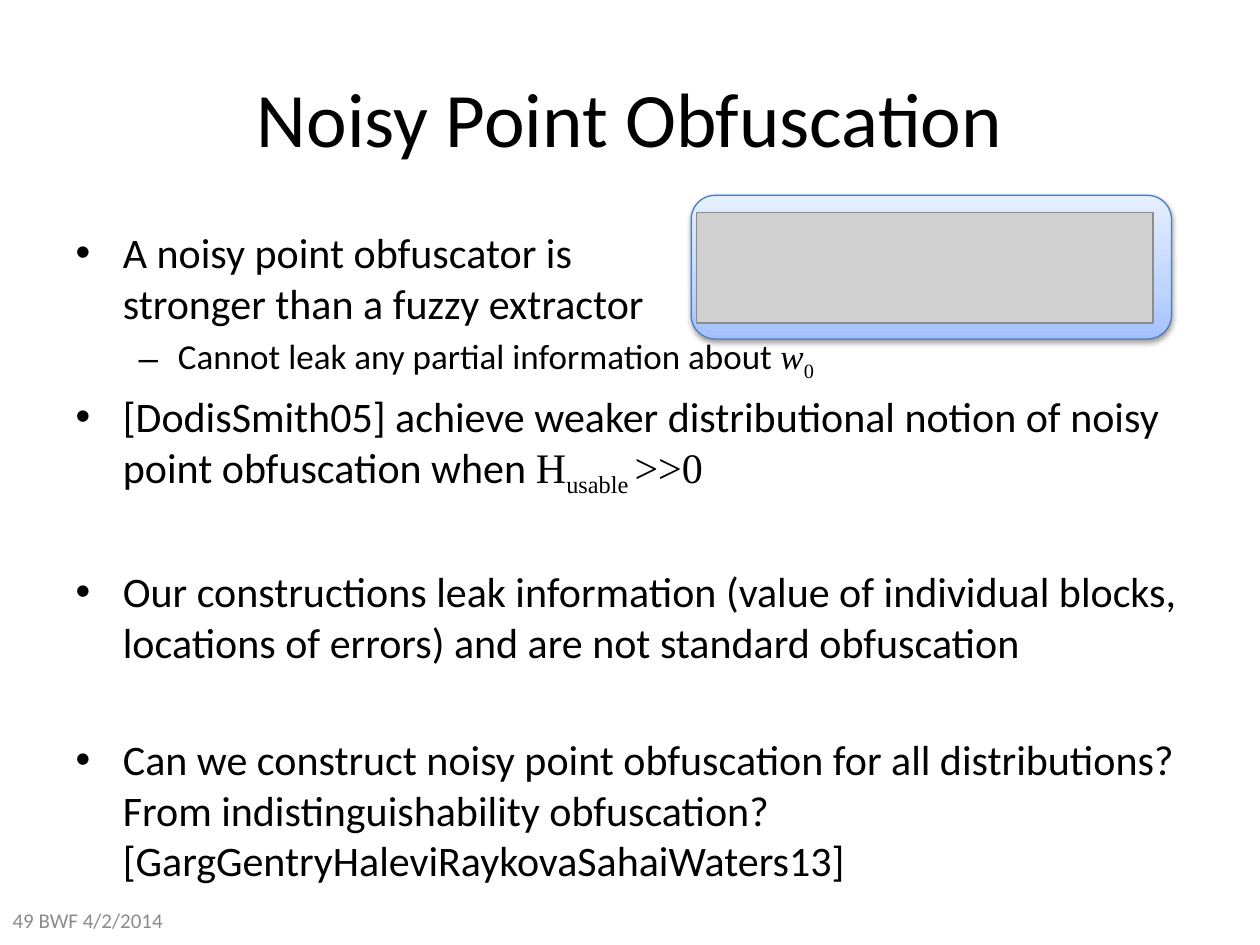
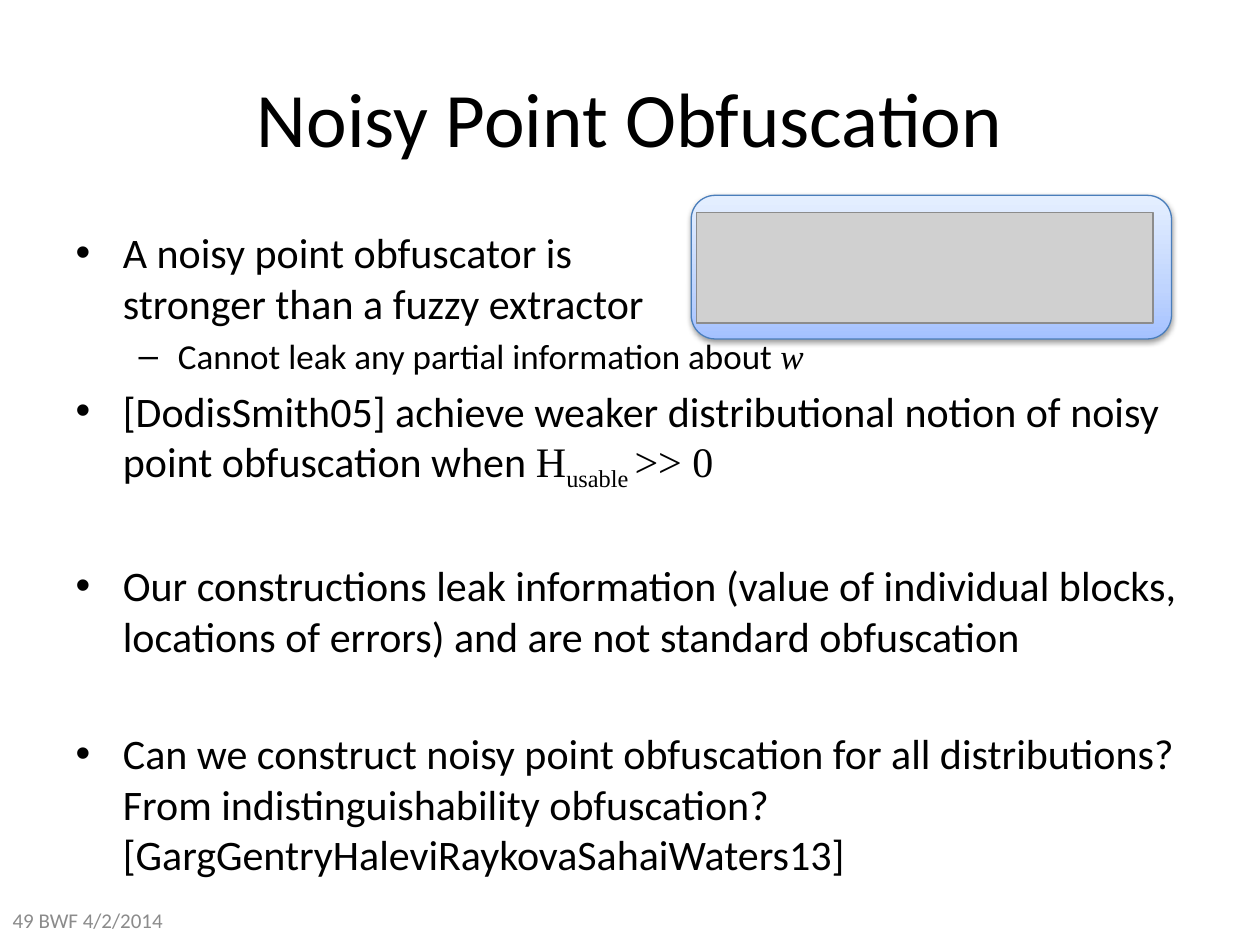
Before and after one commit to xianruimeng/comp-fuzzy-ext, a slide deck: slide 49 of constantRate/KeyDerivationWithNegativeUsable.pptx. Drawn at 1260x945 pixels with LibreOffice and Linux fonts; fonts in the diff are those of the drawing; grey boxes stand for pictures. Boxes give left, top, right and bottom in pixels: in the first picture for what was removed or moved away, otherwise in the second. Text is boxed around its words. In the diff, an @@ line names an element or a change of style, - is before the commit and + after.

```diff
--- a/constantRate/KeyDerivationWithNegativeUsable.pptx
+++ b/constantRate/KeyDerivationWithNegativeUsable.pptx
@@ text at (x1=123, y1=340, x2=1158, y2=484): text changed @@
-  – Cannot leak any partial information about w0
-• [DodisSmith05] achieve weaker distributional notion of noisy point obfuscation when Husable >>0
+  – Cannot leak any partial information about w
+• [DodisSmith05] achieve weaker distributional notion of noisy point obfuscation when Husable >> 0
```
Also in this commit, not shown: 19 other slides changed, 3 slides added.
